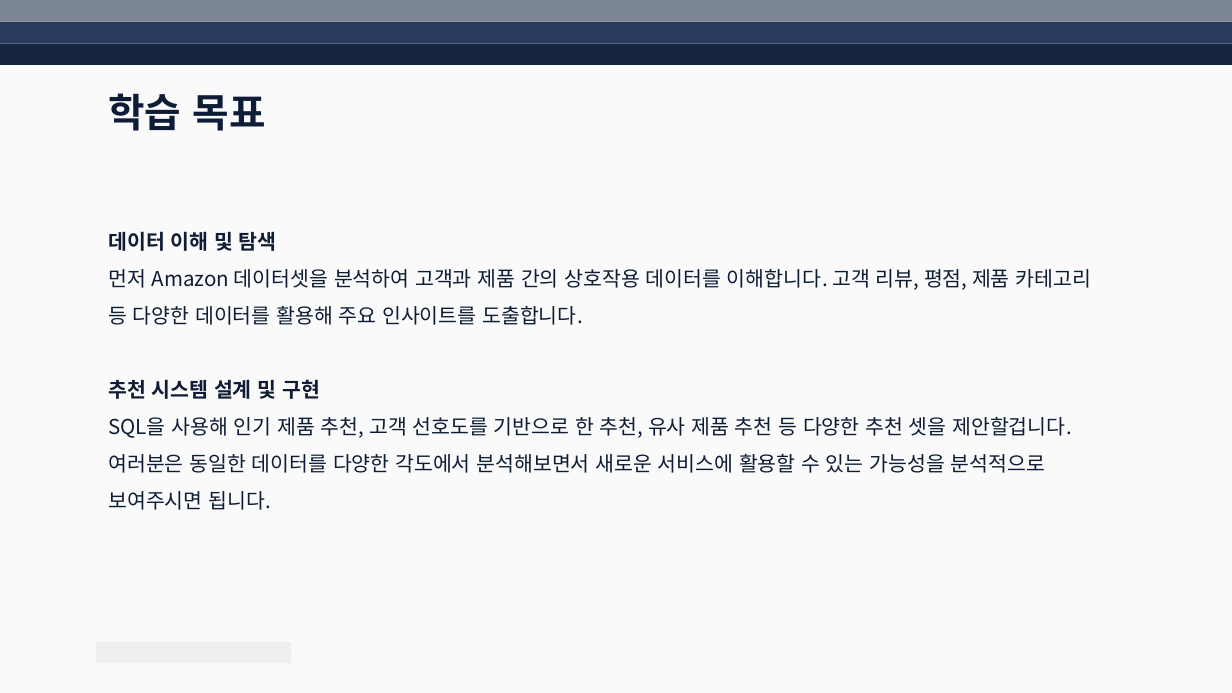
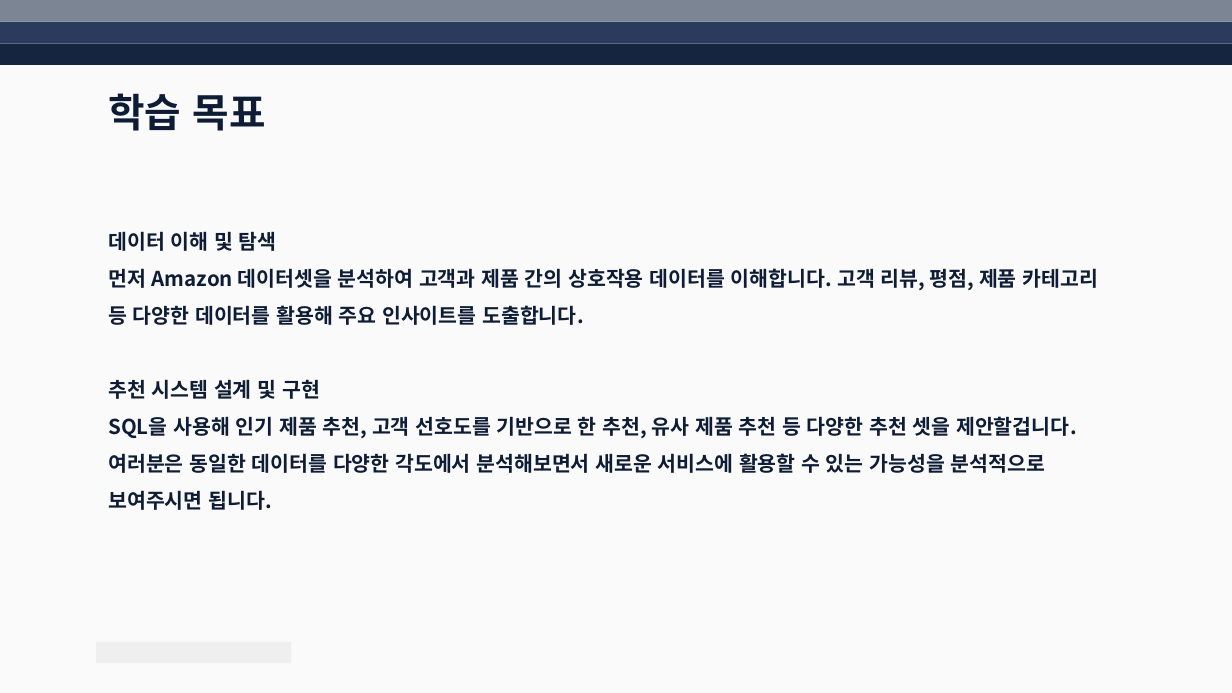
Before and after one commit to Sicheol-Pyo/ai-data-bootcamp, a slide deck: slide 3 of D031_SQL_Report/D031_SQL_Report(표시철).pptx. Drawn at 1232x693 pixels with LibreOffice and Linux fonts; fonts in the diff are those of the drawing. Boxes give left, top, right and bottom in pixels: in the first picture for what was removed or moved away, otherwise in the second. Text is boxed around its words. In the diff, an @@ line names an element or a change of style, - is before the commit and + after.

```diff
--- a/D031_SQL_Report/D031_SQL_Report(표시철).pptx
+++ b/D031_SQL_Report/D031_SQL_Report(표시철).pptx
@@ text at (x1=108, y1=268, x2=1097, y2=510): bold on @@
```
Also in this commit, not shown: 7 other slides changed, 1 slide added, 3 other files.
